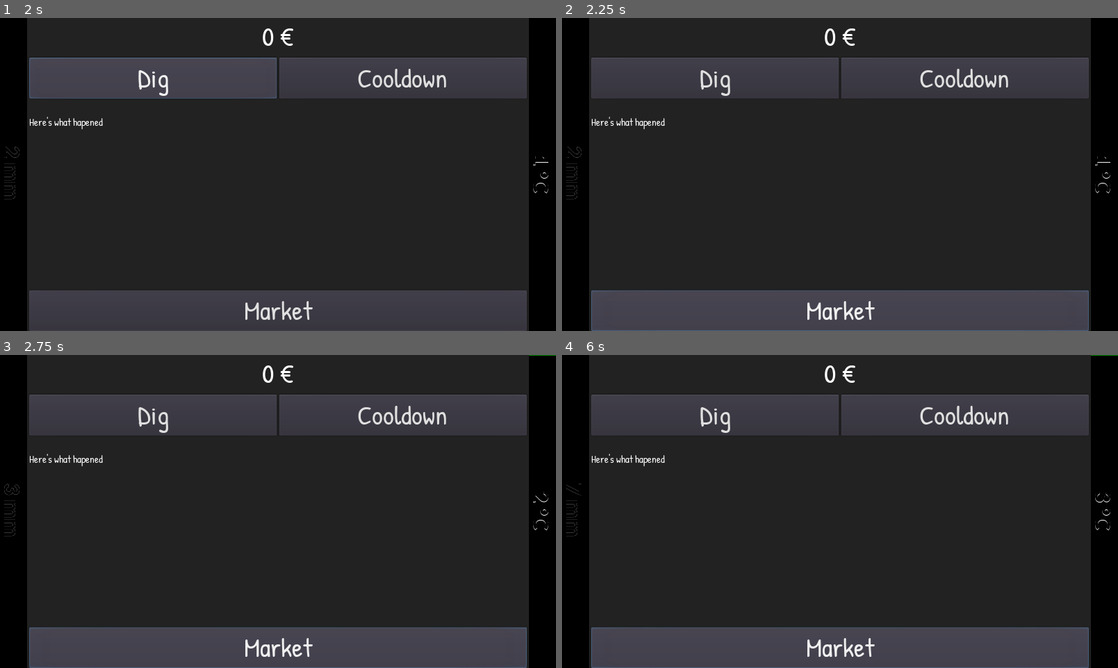
Above: before the commit, frames 1-4 (two rows, left to right).
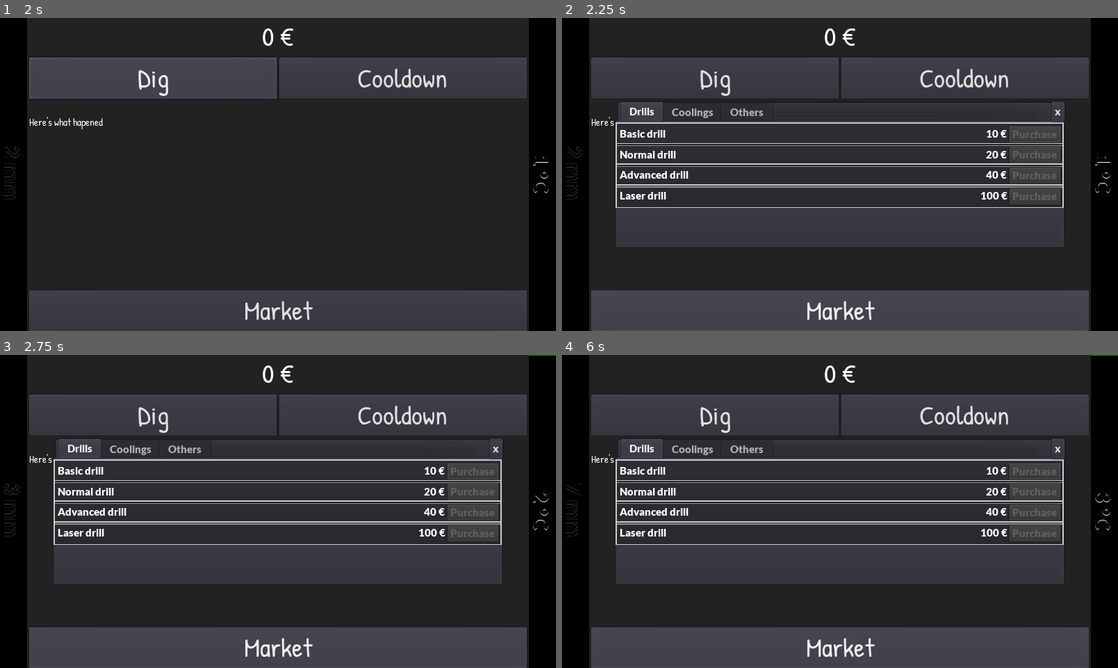
Above: after the commit, the same moments.

Repository: AzariasB/ld48
Game: Godot game, scene res://scenes/menu.tscn
The game is run twice, just before and just after one commit, with the same random seed, the same clock (stepped at 60 frames per second) and the same inputs.
Inputs (mouse positions are in pixels of both pictures, inside the frame that each line leads up to):
- Up to frame 1 (2 s): click "Play" at 0.5 s; click "Dig" at 1.25 s
- Up to frame 2 (2.25 s): click "Market" at 2 s
- Up to frame 3 (2.75 s): no input
- Up to frame 4 (6 s): click (1056, 448) at 2.75 s, where only the run after the commit has a clickable "x"; click "Cooldown" at 3.5 s; click "Dig" at 4.25 s; click "Cooldown" at 5 s; click "Market" at 5.75 s

Frame 1 is identical in both runs. In frame 2, 17% of the frame differs, in the area x 5-95%, y 26-100%; in frame 3, 17%; in frame 4, 17%.

Commit message:
purchase things

Diff:
--- a/project.godot
+++ b/project.godot
@@ -15,9 +15,13 @@
 [application]
 
 config/name="Ld48"
-config/description="Demonstrates how to override GUI colors and styleboxes at runtime."
+config/description="Ld48"
 run/main_scene="res://scenes/menu.tscn"
 config/icon="res://icon.png"
+
+[autoload]
+
+global="*res://scripts/global.gd"
 
 [display]
 
--- /dev/null
+++ b/resources/20lato.tres
@@ -0,0 +1,7 @@
+[gd_resource type="DynamicFont" load_steps=2 format=2]
+
+[ext_resource path="res://assets/Lato/Lato-Black.ttf" type="DynamicFontData" id=1]
+
+[resource]
+size = 20
+font_data = ExtResource( 1 )
--- a/scenes/game.tscn
+++ b/scenes/game.tscn
@@ -1,10 +1,11 @@
-[gd_scene load_steps=8 format=2]
+[gd_scene load_steps=9 format=2]
 
 [ext_resource path="res://scenes/progress.tscn" type="PackedScene" id=1]
 [ext_resource path="res://assets/hot_gradient.png" type="Texture" id=2]
 [ext_resource path="res://assets/hand.ttf" type="DynamicFontData" id=3]
 [ext_resource path="res://resources/font.tres" type="DynamicFont" id=4]
 [ext_resource path="res://scripts/game.gd" type="Script" id=5]
+[ext_resource path="res://scenes/market.tscn" type="PackedScene" id=6]
 
 [sub_resource type="DynamicFont" id=1]
 font_data = ExtResource( 3 )
@@ -121,5 +122,9 @@
 margin_bottom = 576.0
 texture_progress = ExtResource( 2 )
 
+[node name="Market" parent="." instance=ExtResource( 6 )]
+visible = false
+
 [connection signal="pressed" from="HBoxContainer/VBoxContainer/HBoxContainer2/dig" to="." method="_manual_dig"]
 [connection signal="pressed" from="HBoxContainer/VBoxContainer/HBoxContainer2/cooldown" to="." method="_cooldown"]
+[connection signal="pressed" from="HBoxContainer/VBoxContainer/HBoxContainer3/goMarket" to="." method="_on_marked_pressed"]
--- a/scenes/market.tscn
+++ b/scenes/market.tscn
@@ -1,8 +1,412 @@
-[gd_scene format=2]
-
-[node name="Market" type="Control"]
+[gd_scene load_steps=6 format=2]
+
+[ext_resource path="res://resources/20lato.tres" type="DynamicFont" id=1]
+[ext_resource path="res://scripts/market.gd" type="Script" id=2]
+[ext_resource path="res://scripts/purchase.gd" type="Script" id=3]
+[ext_resource path="res://scenes/purchase.tscn" type="PackedScene" id=4]
+
+[sub_resource type="StyleBoxFlat" id=1]
+bg_color = Color( 0, 0, 0, 0.278431 )
+border_width_left = 2
+border_width_top = 2
+border_width_right = 2
+border_width_bottom = 2
+expand_margin_left = 5.0
+expand_margin_right = 5.0
+expand_margin_top = 5.0
+expand_margin_bottom = 5.0
+
+[node name="Market" type="PopupDialog"]
+visible = true
+anchor_left = 0.5
+anchor_top = 0.5
+anchor_right = 0.5
+anchor_bottom = 0.5
+margin_left = -411.5
+margin_top = -134.5
+margin_right = 411.5
+margin_bottom = 134.5
+popup_exclusive = true
+script = ExtResource( 2 )
+__meta__ = {
+"_edit_use_anchors_": false
+}
+
+[node name="TabContainer" type="TabContainer" parent="."]
+anchor_left = 0.5
+anchor_top = 0.5
+anchor_right = 0.5
+anchor_bottom = 0.5
+margin_left = -411.5
+margin_top = -133.0
+margin_right = 411.5
+margin_bottom = 133.0
+custom_fonts/font = ExtResource( 1 )
+tab_align = 0
+__meta__ = {
+"_edit_use_anchors_": false
+}
+
+[node name="Drills" type="VBoxContainer" parent="TabContainer"]
 anchor_right = 1.0
 anchor_bottom = 1.0
-__meta__ = {
-"_edit_use_anchors_": false
-}
+margin_left = 4.0
+margin_top = 43.0
+margin_right = -4.0
+margin_bottom = -4.0
+
+[node name="Purchase3" parent="TabContainer/Drills" instance=ExtResource( 4 )]
+
+[node name="Title" parent="TabContainer/Drills/Purchase3/HBoxContainer" index="0"]
+margin_right = 665.0
+text = "Basic drill"
+
+[node name="Price" parent="TabContainer/Drills/Purchase3/HBoxContainer" index="1"]
+margin_left = 669.0
+text = "10 €"
+
+[node name="Purchase2" parent="TabContainer/Drills" instance=ExtResource( 4 )]
+margin_top = 39.0
+margin_bottom = 74.0
+
+[node name="Title" parent="TabContainer/Drills/Purchase2/HBoxContainer" index="0"]
+margin_right = 665.0
+text = "Normal drill"
+
+[node name="Price" parent="TabContainer/Drills/Purchase2/HBoxContainer" index="1"]
+margin_left = 669.0
+text = "20 €"
+
+[node name="AdvancedDrill" type="PanelContainer" parent="TabContainer/Drills"]
+margin_top = 78.0
+margin_right = 815.0
+margin_bottom = 113.0
+custom_styles/panel = SubResource( 1 )
+
+[node name="HBoxContainer" type="HBoxContainer" parent="TabContainer/Drills/AdvancedDrill"]
+margin_left = 2.0
+margin_top = 2.0
+margin_right = 813.0
+margin_bottom = 33.0
+__meta__ = {
+"_edit_use_anchors_": false
+}
+
+[node name="Title" type="Label" parent="TabContainer/Drills/AdvancedDrill/HBoxContainer"]
+margin_top = 3.0
+margin_right = 665.0
+margin_bottom = 28.0
+size_flags_horizontal = 3
+custom_fonts/font = ExtResource( 1 )
+text = "Advanced drill"
+__meta__ = {
+"_edit_use_anchors_": false
+}
+
+[node name="Price" type="Label" parent="TabContainer/Drills/AdvancedDrill/HBoxContainer"]
+margin_left = 669.0
+margin_top = 3.0
+margin_right = 709.0
+margin_bottom = 28.0
+custom_fonts/font = ExtResource( 1 )
+text = "40 €"
+
+[node name="Button" type="Button" parent="TabContainer/Drills/AdvancedDrill/HBoxContainer"]
+margin_left = 713.0
+margin_right = 811.0
+margin_bottom = 31.0
+custom_fonts/font = ExtResource( 1 )
+disabled = true
+text = "Purchase"
+align = 0
+
+[node name="LaserDrill" type="PanelContainer" parent="TabContainer/Drills"]
+margin_top = 117.0
+margin_right = 815.0
+margin_bottom = 152.0
+custom_styles/panel = SubResource( 1 )
+
+[node name="HBoxContainer" type="HBoxContainer" parent="TabContainer/Drills/LaserDrill"]
+margin_left = 2.0
+margin_top = 2.0
+margin_right = 813.0
+margin_bottom = 33.0
+__meta__ = {
+"_edit_use_anchors_": false
+}
+
+[node name="Title" type="Label" parent="TabContainer/Drills/LaserDrill/HBoxContainer"]
+margin_top = 3.0
+margin_right = 653.0
+margin_bottom = 28.0
+size_flags_horizontal = 3
+custom_fonts/font = ExtResource( 1 )
+text = "Laser drill"
+__meta__ = {
+"_edit_use_anchors_": false
+}
+
+[node name="Price" type="Label" parent="TabContainer/Drills/LaserDrill/HBoxContainer"]
+margin_left = 657.0
+margin_top = 3.0
+margin_right = 709.0
+margin_bottom = 28.0
+custom_fonts/font = ExtResource( 1 )
+text = "100 €"
+
+[node name="Button" type="Button" parent="TabContainer/Drills/LaserDrill/HBoxContainer"]
+margin_left = 713.0
+margin_right = 811.0
+margin_bottom = 31.0
+custom_fonts/font = ExtResource( 1 )
+disabled = true
+text = "Purchase"
+align = 0
+
+[node name="Coolings" type="VBoxContainer" parent="TabContainer"]
+visible = false
+anchor_right = 1.0
+anchor_bottom = 1.0
+margin_left = 4.0
+margin_top = 43.0
+margin_right = -4.0
+margin_bottom = -4.0
+
+[node name="BucketOWater" type="PanelContainer" parent="TabContainer/Coolings"]
+margin_right = 815.0
+margin_bottom = 35.0
+custom_styles/panel = SubResource( 1 )
+
+[node name="HBoxContainer" type="HBoxContainer" parent="TabContainer/Coolings/BucketOWater"]
+margin_left = 2.0
+margin_top = 2.0
+margin_right = 813.0
+margin_bottom = 33.0
+__meta__ = {
+"_edit_use_anchors_": false
+}
+
+[node name="Title" type="Label" parent="TabContainer/Coolings/BucketOWater/HBoxContainer"]
+margin_top = 3.0
+margin_right = 665.0
+margin_bottom = 28.0
+size_flags_horizontal = 3
+custom_fonts/font = ExtResource( 1 )
+text = "Bucket'o'water"
+__meta__ = {
+"_edit_use_anchors_": false
+}
+
+[node name="Price" type="Label" parent="TabContainer/Coolings/BucketOWater/HBoxContainer"]
+margin_left = 669.0
+margin_top = 3.0
+margin_right = 709.0
+margin_bottom = 28.0
+custom_fonts/font = ExtResource( 1 )
+text = "10 €"
+
+[node name="Button" type="Button" parent="TabContainer/Coolings/BucketOWater/HBoxContainer"]
+margin_left = 713.0
+margin_right = 811.0
+margin_bottom = 31.0
+custom_fonts/font = ExtResource( 1 )
+disabled = true
+text = "Purchase"
+align = 0
+script = ExtResource( 3 )
+
+[node name="ColdWater" type="PanelContainer" parent="TabContainer/Coolings"]
+margin_top = 39.0
+margin_right = 815.0
+margin_bottom = 74.0
+custom_styles/panel = SubResource( 1 )
+
+[node name="HBoxContainer" type="HBoxContainer" parent="TabContainer/Coolings/ColdWater"]
+margin_left = 2.0
+margin_top = 2.0
+margin_right = 813.0
+margin_bottom = 33.0
+__meta__ = {
+"_edit_use_anchors_": false
+}
+
+[node name="Title" type="Label" parent="TabContainer/Coolings/ColdWater/HBoxContainer"]
+margin_top = 3.0
+margin_right = 665.0
+margin_bottom = 28.0
+size_flags_horizontal = 3
+custom_fonts/font = ExtResource( 1 )
+text = "Cold water"
+__meta__ = {
+"_edit_use_anchors_": false
+}
+
+[node name="Price" type="Label" parent="TabContainer/Coolings/ColdWater/HBoxContainer"]
+margin_left = 669.0
+margin_top = 3.0
+margin_right = 709.0
+margin_bottom = 28.0
+custom_fonts/font = ExtResource( 1 )
+text = "20 €"
+
+[node name="Button" type="Button" parent="TabContainer/Coolings/ColdWater/HBoxContainer"]
+margin_left = 713.0
+margin_right = 811.0
+margin_bottom = 31.0
+custom_fonts/font = ExtResource( 1 )
+disabled = true
+text = "Purchase"
+align = 0
+
+[node name="CentralAirConditioner" type="PanelContainer" parent="TabContainer/Coolings"]
+margin_top = 78.0
+margin_right = 815.0
+margin_bottom = 113.0
+custom_styles/panel = SubResource( 1 )
+
+[node name="HBoxContainer" type="HBoxContainer" parent="TabContainer/Coolings/CentralAirConditioner"]
+margin_left = 2.0
+margin_top = 2.0
+margin_right = 813.0
+margin_bottom = 33.0
+__meta__ = {
+"_edit_use_anchors_": false
+}
+
+[node name="Title" type="Label" parent="TabContainer/Coolings/CentralAirConditioner/HBoxContainer"]
+margin_top = 3.0
+margin_right = 665.0
+margin_bottom = 28.0
+size_flags_horizontal = 3
+custom_fonts/font = ExtResource( 1 )
+text = "Central Air Conditioner"
+__meta__ = {
+"_edit_use_anchors_": false
+}
+
+[node name="Price" type="Label" parent="TabContainer/Coolings/CentralAirConditioner/HBoxContainer"]
+margin_left = 669.0
+margin_top = 3.0
+margin_right = 709.0
+margin_bottom = 28.0
+custom_fonts/font = ExtResource( 1 )
+text = "40 €"
+
+[node name="Button" type="Button" parent="TabContainer/Coolings/CentralAirConditioner/HBoxContainer"]
+margin_left = 713.0
+margin_right = 811.0
+margin_bottom = 31.0
+custom_fonts/font = ExtResource( 1 )
+disabled = true
+text = "Purchase"
+align = 0
+
+[node name="CoolingLiquid" type="PanelContainer" parent="TabContainer/Coolings"]
+margin_top = 117.0
+margin_right = 815.0
+margin_bottom = 152.0
+custom_styles/panel = SubResource( 1 )
+
+[node name="HBoxContainer" type="HBoxContainer" parent="TabContainer/Coolings/CoolingLiquid"]
+margin_left = 2.0
+margin_top = 2.0
+margin_right = 813.0
+margin_bottom = 33.0
+__meta__ = {
+"_edit_use_anchors_": false
+}
+
+[node name="Title" type="Label" parent="TabContainer/Coolings/CoolingLiquid/HBoxContainer"]
+margin_top = 3.0
+margin_right = 653.0
+margin_bottom = 28.0
+size_flags_horizontal = 3
+custom_fonts/font = ExtResource( 1 )
+text = "Cooling liquid"
+__meta__ = {
+"_edit_use_anchors_": false
+}
+
+[node name="Price" type="Label" parent="TabContainer/Coolings/CoolingLiquid/HBoxContainer"]
+margin_left = 657.0
+margin_top = 3.0
+margin_right = 709.0
+margin_bottom = 28.0
+custom_fonts/font = ExtResource( 1 )
+text = "100 €"
+
+[node name="Button" type="Button" parent="TabContainer/Coolings/CoolingLiquid/HBoxContainer"]
+margin_left = 713.0
+margin_right = 811.0
+margin_bottom = 31.0
+custom_fonts/font = ExtResource( 1 )
+disabled = true
+text = "Purchase"
+align = 0
+
+[node name="Others" type="VBoxContainer" parent="TabContainer"]
+visible = false
+anchor_right = 1.0
+anchor_bottom = 1.0
+margin_left = 4.0
+margin_top = 43.0
+margin_right = -4.0
+margin_bottom = -4.0
+
+[node name="MetalDetector" type="PanelContainer" parent="TabContainer/Others"]
+margin_right = 815.0
+margin_bottom = 35.0
+custom_styles/panel = SubResource( 1 )
+
+[node name="HBoxContainer" type="HBoxContainer" parent="TabContainer/Others/MetalDetector"]
+margin_left = 2.0
+margin_top = 2.0
+margin_right = 813.0
+margin_bottom = 33.0
+__meta__ = {
+"_edit_use_anchors_": false
+}
+
+[node name="Title" type="Label" parent="TabContainer/Others/MetalDetector/HBoxContainer"]
+margin_top = 3.0
+margin_right = 653.0
+margin_bottom = 28.0
+size_flags_horizontal = 3
+custom_fonts/font = ExtResource( 1 )
+text = "Metal detector"
+__meta__ = {
+"_edit_use_anchors_": false
+}
+
+[node name="Price" type="Label" parent="TabContainer/Others/MetalDetector/HBoxContainer"]
+margin_left = 657.0
+margin_top = 3.0
+margin_right = 709.0
+margin_bottom = 28.0
+custom_fonts/font = ExtResource( 1 )
+text = "200 €"
+
+[node name="Button" type="Button" parent="TabContainer/Others/MetalDetector/HBoxContainer"]
+margin_left = 713.0
+margin_right = 811.0
+margin_bottom = 31.0
+custom_fonts/font = ExtResource( 1 )
+disabled = true
+text = "Purchase"
+align = 0
+
+[node name="Close" type="Button" parent="."]
+margin_left = 801.539
+margin_top = 0.707901
+margin_right = 824.539
+margin_bottom = 37.7079
+custom_fonts/font = ExtResource( 1 )
+text = "x"
+__meta__ = {
+"_edit_use_anchors_": false
+}
+
+[connection signal="pressed" from="Close" to="." method="_on_Close_pressed"]
+
+[editable path="TabContainer/Drills/Purchase3"]
+[editable path="TabContainer/Drills/Purchase2"]
--- /dev/null
+++ b/scenes/purchase.tscn
@@ -0,0 +1,61 @@
+[gd_scene load_steps=4 format=2]
+
+[ext_resource path="res://resources/20lato.tres" type="DynamicFont" id=1]
+[ext_resource path="res://scripts/purchase.gd" type="Script" id=2]
+
+[sub_resource type="StyleBoxFlat" id=1]
+bg_color = Color( 0, 0, 0, 0.278431 )
+border_width_left = 2
+border_width_top = 2
+border_width_right = 2
+border_width_bottom = 2
+expand_margin_left = 5.0
+expand_margin_right = 5.0
+expand_margin_top = 5.0
+expand_margin_bottom = 5.0
+
+[node name="BasicDrill" type="PanelContainer"]
+margin_right = 815.0
+margin_bottom = 35.0
+custom_styles/panel = SubResource( 1 )
+__meta__ = {
+"_edit_use_anchors_": false
+}
+
+[node name="HBoxContainer" type="HBoxContainer" parent="."]
+margin_left = 2.0
+margin_top = 2.0
+margin_right = 813.0
+margin_bottom = 33.0
+__meta__ = {
+"_edit_use_anchors_": false
+}
+
+[node name="Title" type="Label" parent="HBoxContainer"]
+margin_top = 3.0
+margin_right = 641.0
+margin_bottom = 28.0
+size_flags_horizontal = 3
+custom_fonts/font = ExtResource( 1 )
+text = "Name"
+__meta__ = {
+"_edit_use_anchors_": false
+}
+
+[node name="Price" type="Label" parent="HBoxContainer"]
+margin_left = 645.0
+margin_top = 3.0
+margin_right = 709.0
+margin_bottom = 28.0
+custom_fonts/font = ExtResource( 1 )
+text = "Price €"
+
+[node name="Button" type="Button" parent="HBoxContainer"]
+margin_left = 713.0
+margin_right = 811.0
+margin_bottom = 31.0
+custom_fonts/font = ExtResource( 1 )
+disabled = true
+text = "Purchase"
+align = 0
+script = ExtResource( 2 )
--- a/scripts/game.gd
+++ b/scripts/game.gd
@@ -11,6 +11,7 @@
 
 onready var depth_node = $HBoxContainer/Depth
 onready var temperature_node = $HBoxContainer/Temperature
+onready var market_node = $Market
 
 func _ready():
 	depth_node.value = 0
@@ -30,7 +31,11 @@
 
 func _manual_dig():
 	depth_node.increase_progress(1)
+	global.emit_signal("money_change", 1)
 
 
 func _cooldown():
 	temperature_node.increase_progress(-1)
+
+func _on_marked_pressed():
+	self.market_node.popup_centered()
--- /dev/null
+++ b/scripts/global.gd
@@ -0,0 +1,6 @@
+extends Node
+
+
+signal money_change
+signal temperature_change
+signal depth_change
--- /dev/null
+++ b/scripts/market.gd
@@ -0,0 +1,10 @@
+extends PopupDialog
+
+
+
+func _ready():
+	pass # Replace with function body.
+
+
+func _on_Close_pressed():
+	self.hide()
--- a/scripts/menu.gd
+++ b/scripts/menu.gd
@@ -3,8 +3,6 @@
 onready var label = $VBoxContainer/Label
 onready var playButton = $VBoxContainer/play
 onready var helpButton = $VBoxContainer/help
-onready var quitBUtton = $VBoxContainer/quit
-
 
 func _ready():
 	playButton.grab_focus()
--- /dev/null
+++ b/scripts/purchase.gd
@@ -0,0 +1,5 @@
+extends Button
+
+
+func _ready():
+	self.disabled = true
Not shown, changed: README.md
